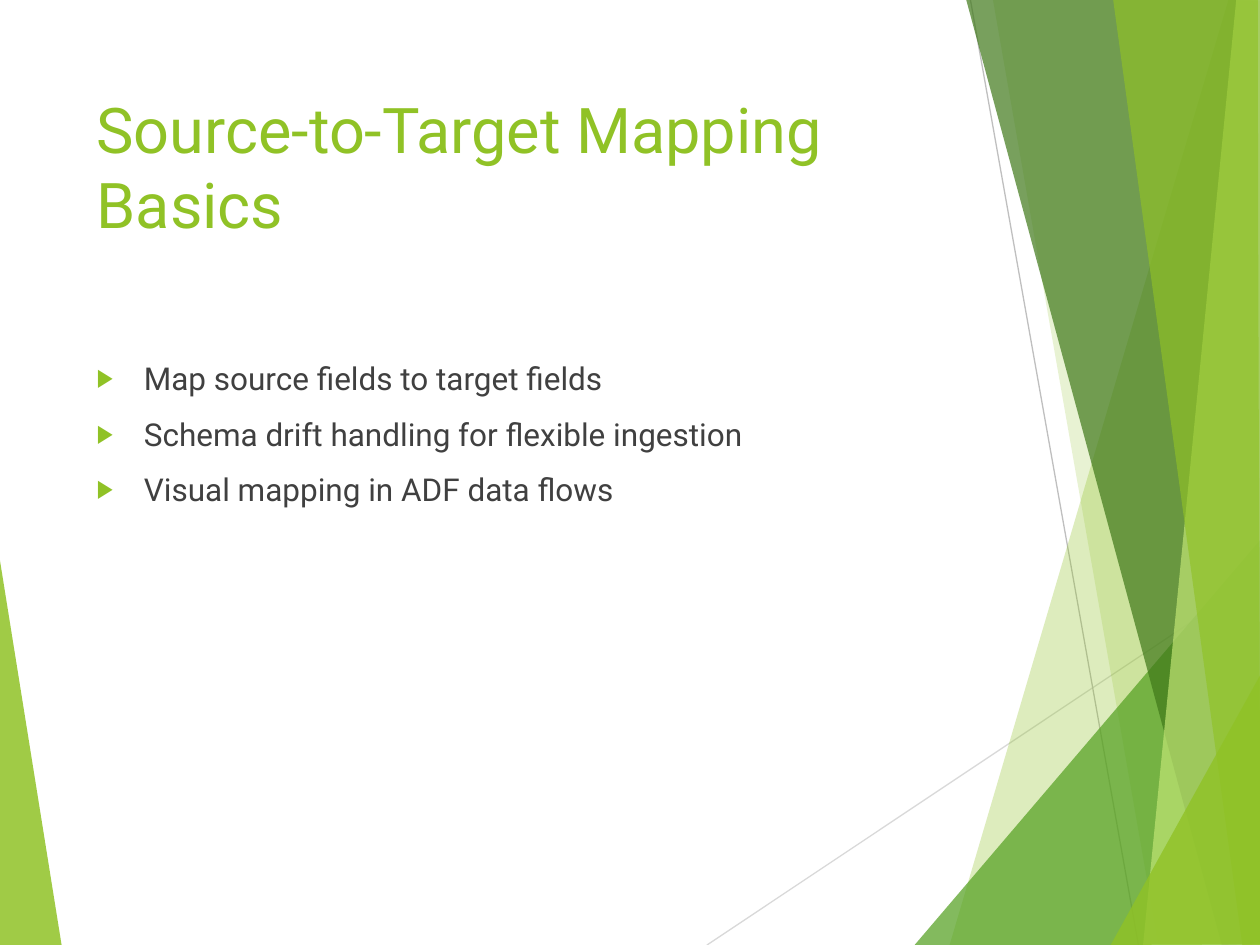
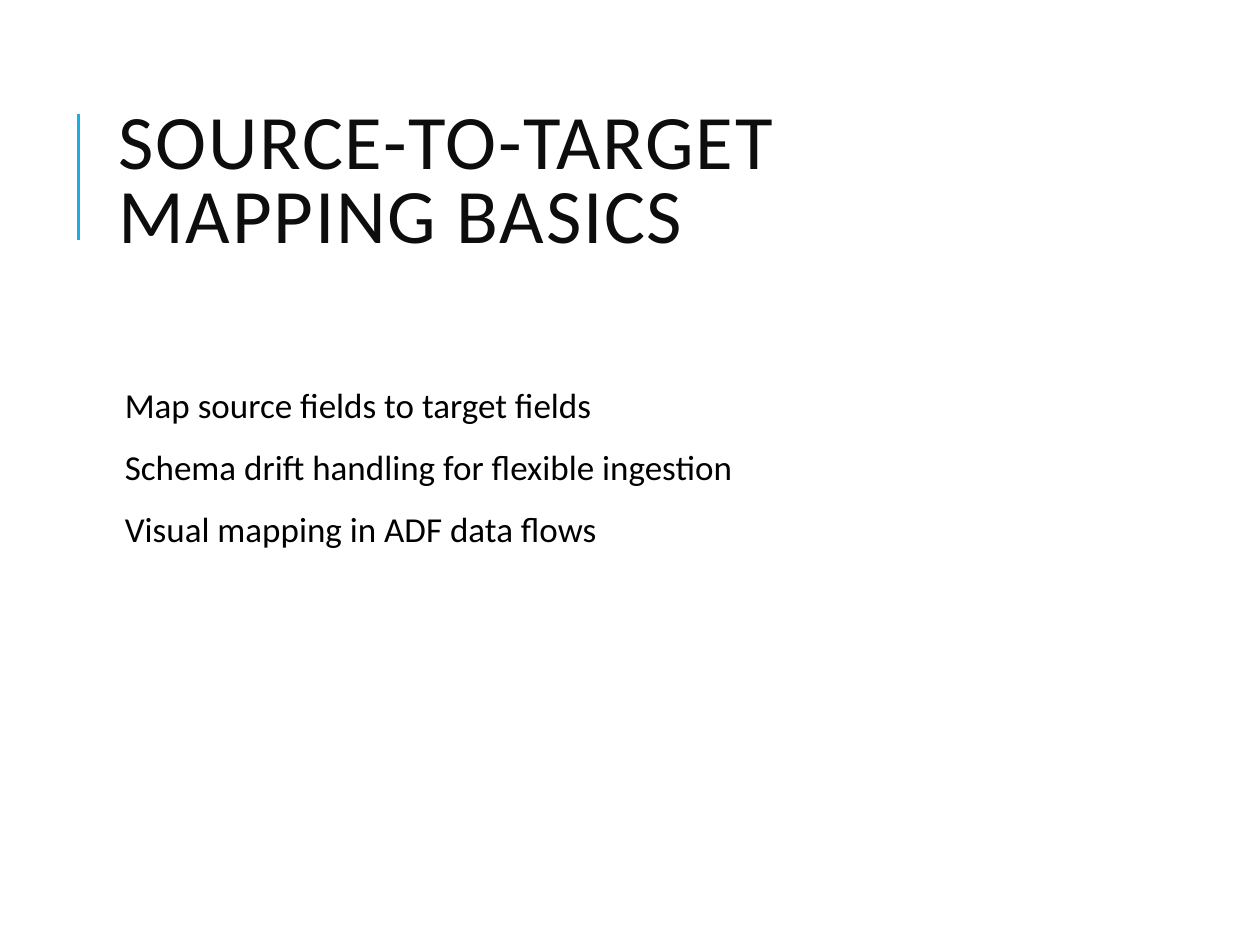
Before and after one commit to vivek1570/DE-Content-WithSnowflakes, a slide deck: slide 12 of Week-1/Day-3/Azure_Data_Factory_Overview.pptx. Drawn at 1260x945 pixels with LibreOffice and Linux fonts; fonts in the diff are those of the drawing. Boxes give left, top, right and bottom in pixels: in the first picture for what was removed or moved away, otherwise in the second. Text is boxed around its words. In the diff, an @@ line names an element or a change of style, - is before the commit and + after.

```diff
--- a/Week-1/Day-3/Azure_Data_Factory_Overview.pptx
+++ b/Week-1/Day-3/Azure_Data_Factory_Overview.pptx
@@ title "SOURCE-TO-TARGET MAPPING BASICS" at (118,119,772,244): vertical alignment top to middle @@
@@ line added from (78, 239) to (78, 113), #1CADE4 1.5 pt @@
@@ title at (118,119,772,244): text changed; size 36 to 44 pt; font Roboto to Calibri; text colour #90C226 to #0D0D0D @@
-Source-to-Target Mapping Basics
+SOURCE-TO-TARGET MAPPING BASICS
@@ text "Map source fields to target ...": place and size @@
-text "Map source fields to target ..." at (144,366,742,508)
+text "Map source fields to target ..." at (125,393,732,548)
@@ text "Map source fields to target ..." at (125,393,732,548): size 18 to 20 pt, font Roboto to Calibri, text colour #404040 to #000000; bullet ▶ to  ; line spacing 1 to 0.9; more space between paragraphs; bullet colour #90C226 to #1CADE4 @@
@@ group removed at (0,0,1260,945): 8 freeform shapes, 2 lines @@
```
Also in this commit, not shown: 11 other slides changed, 7 other files.
